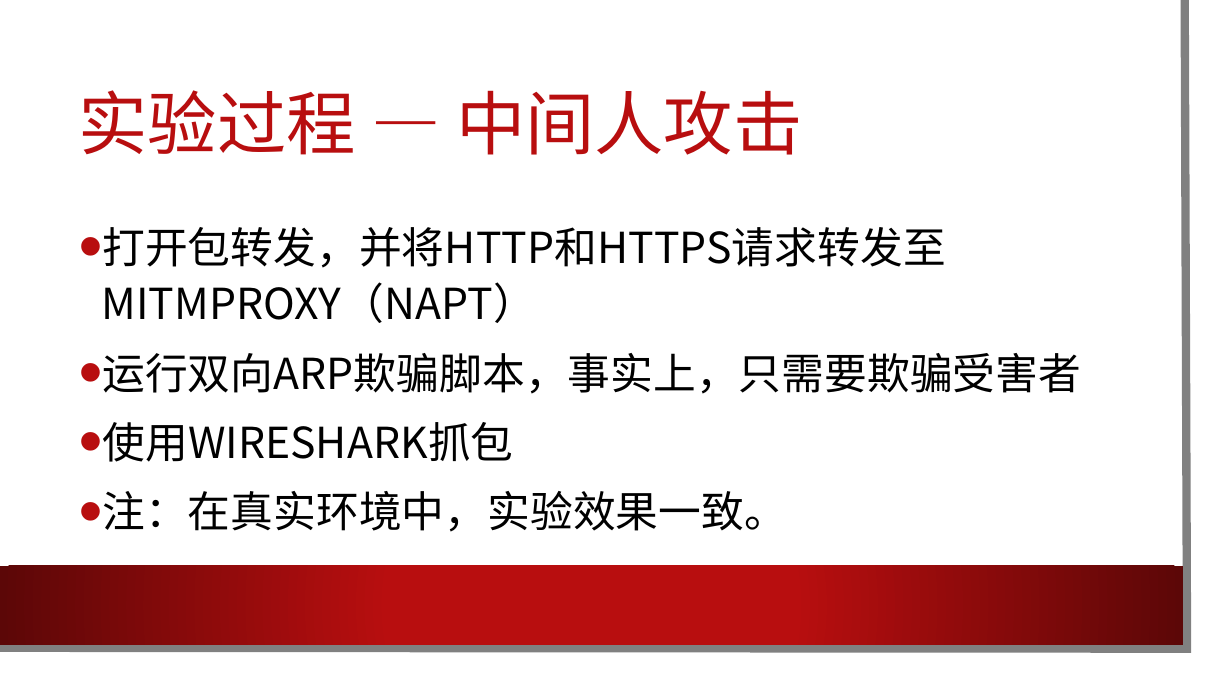
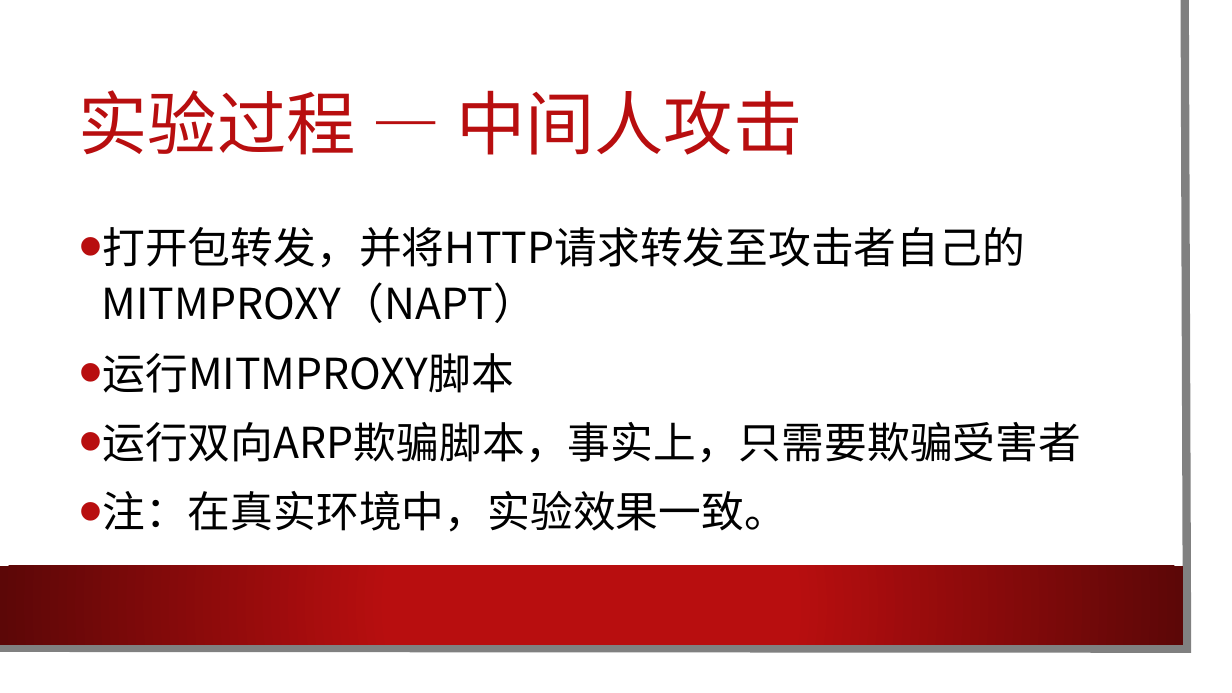
Before and after one commit to Harry-Chen/network-security-labs, a slide deck: slide 6 of lab2_mitm/slides.pptx. Drawn at 1232x693 pixels with LibreOffice and Linux fonts; fonts in the diff are those of the drawing; background and template pictures are left out. Boxes give left, top, right and bottom in pixels: in the first picture for what was removed or moved away, otherwise in the second. Text is boxed around its words. In the diff, an @@ line names an element or a change of style, - is before the commit and + after.

Commit message:
lab2: finish slides

```diff
--- a/lab2_mitm/slides.pptx
+++ b/lab2_mitm/slides.pptx
@@ text at (102, 227, 1025, 393): text changed @@
-• 打开包转发，并将HTTP和HTTPS请求转发至MITMPROXY（NAPT）
+• 打开包转发，并将HTTP请求转发至攻击者自己的MITMPROXY（NAPT）
+• 运行MITMPROXY脚本
@@ text at (102, 422, 513, 462): paragraph removed @@
-• 使用WIRESHARK抓包
```
Also in this commit, not shown: 4 other slides changed, 2 slides added.
